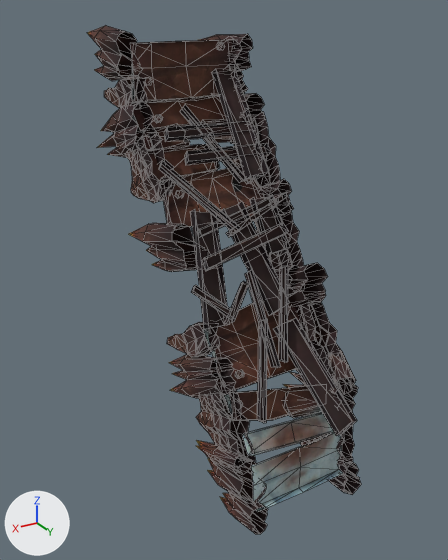
A saved change to the OBJ model sceneobjs/huodong_fuben_610/huodong_fuben_610_lianjieqiao02.obj.
Before and after are seen from a camera (50 mm lens) standing at (1461.0, 1694.0, 1114.0) and looking at (10.0, -724.0, -96.0). Every picture has the same lights, and +X, +Y and +Z are marked at lower left. Mesh edges are drawn as thin lines. Where no turn or scale is listed for an object, it has been applied to the vertices. Vertices at the same position are counted once.

Before the edit, the objects in view are built like this:
```python
me_huodong_fuben_610_lianjieqiao02 = bpy.data.meshes.new('huodong_fuben_610_lianjieqiao02')
me_huodong_fuben_610_lianjieqiao02.from_pydata(...)  # 2284 vertices, 3504 faces; spans x -411.0..411.0, y -1551.0..9.0, z -1043.0..1061.0
# faces by material slot: [87, 3417]
me_huodong_fuben_610_lianjieqiao02.materials.append(mat_material_2)  # picture img_huodong_fuben_610_lianjieqiao02_02_png
me_huodong_fuben_610_lianjieqiao02.materials.append(mat_material_1)  # picture img_huodong_fuben_610_lianjieqiao02_01_png
ob_huodong_fuben_610_lianjieqiao02 = bpy.data.objects.new('huodong_fuben_610_lianjieqiao02', me_huodong_fuben_610_lianjieqiao02)
ob_huodong_fuben_610_lianjieqiao02.location = (0.0, 0.0, 0.0)
```
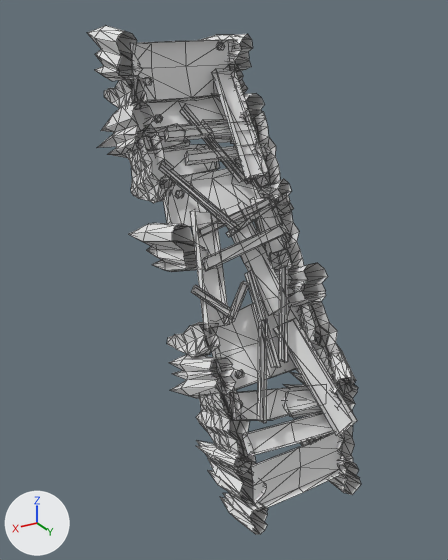
Edits to the bpy script that builds the scene:
```text
Add mat_material_1_1:
    mat_material_1_1 = principled_material('material_1')
    mat_material_1_1.base_color = (0.8, 0.8, 0.8)  # white #e7e7e7
    mat_material_1_1.roughness = 1.0
Add mat_material_2_1:
    mat_material_2_1 = principled_material('material_2')
    mat_material_2_1.base_color = (0.8, 0.8, 0.8)  # white #e7e7e7
    mat_material_2_1.roughness = 1.0
Change me_huodong_fuben_610_lianjieqiao02:
    where me_huodong_fuben_610_lianjieqiao02.from_pydata(...)  # 2284 vertices, 3504 faces; spans x -411.0..411.0, y -1551.0..9.0, z -1043.0..1061.0
    used by ob_huodong_fuben_610_lianjieqiao02; location = (0.0, 0.0, 0.0)
    me_huodong_fuben_610_lianjieqiao02 part 1: all 87 faces that had it switch from mat_material_2 (picture img_huodong_fuben_610_lianjieqiao02_02_png) to mat_material_2_1 (white #e7e7e7)
    me_huodong_fuben_610_lianjieqiao02 part 2: all 3417 faces that had it switch from mat_material_1 (picture img_huodong_fuben_610_lianjieqiao02_01_png) to mat_material_1_1 (white #e7e7e7)
```

Pixel boxes (x1, y1, x2, y2) of what changed, in the pictures (448 x 560 px):
part 1 of me_huodong_fuben_610_lianjieqiao02, recoloured
    both: (132, 43, 256, 415)
part 2 of me_huodong_fuben_610_lianjieqiao02, recoloured
    both: (87, 26, 361, 534)
